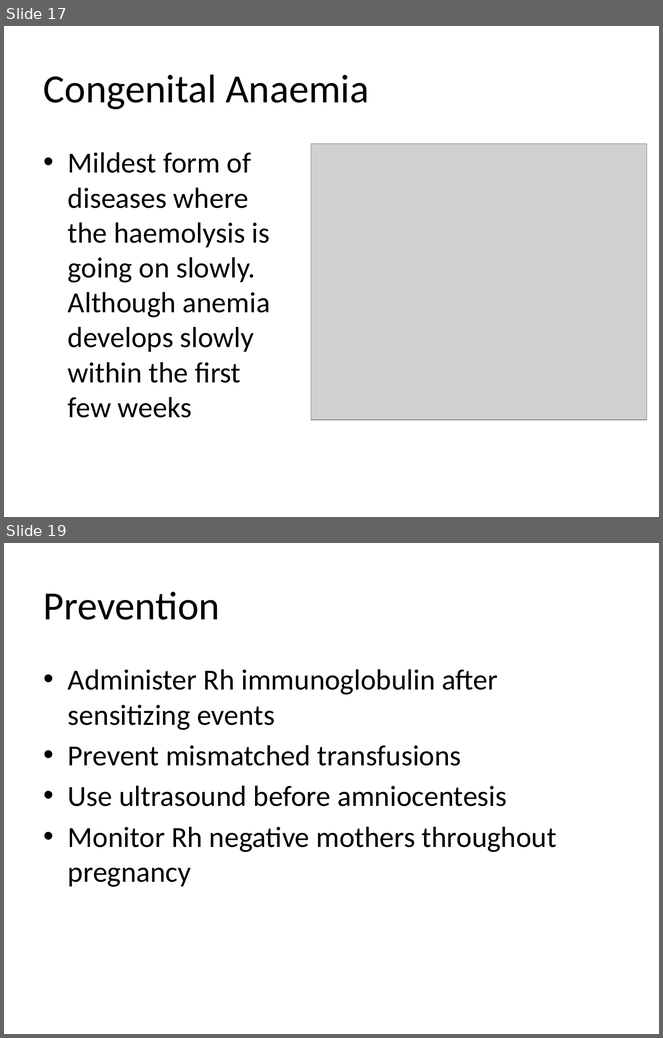
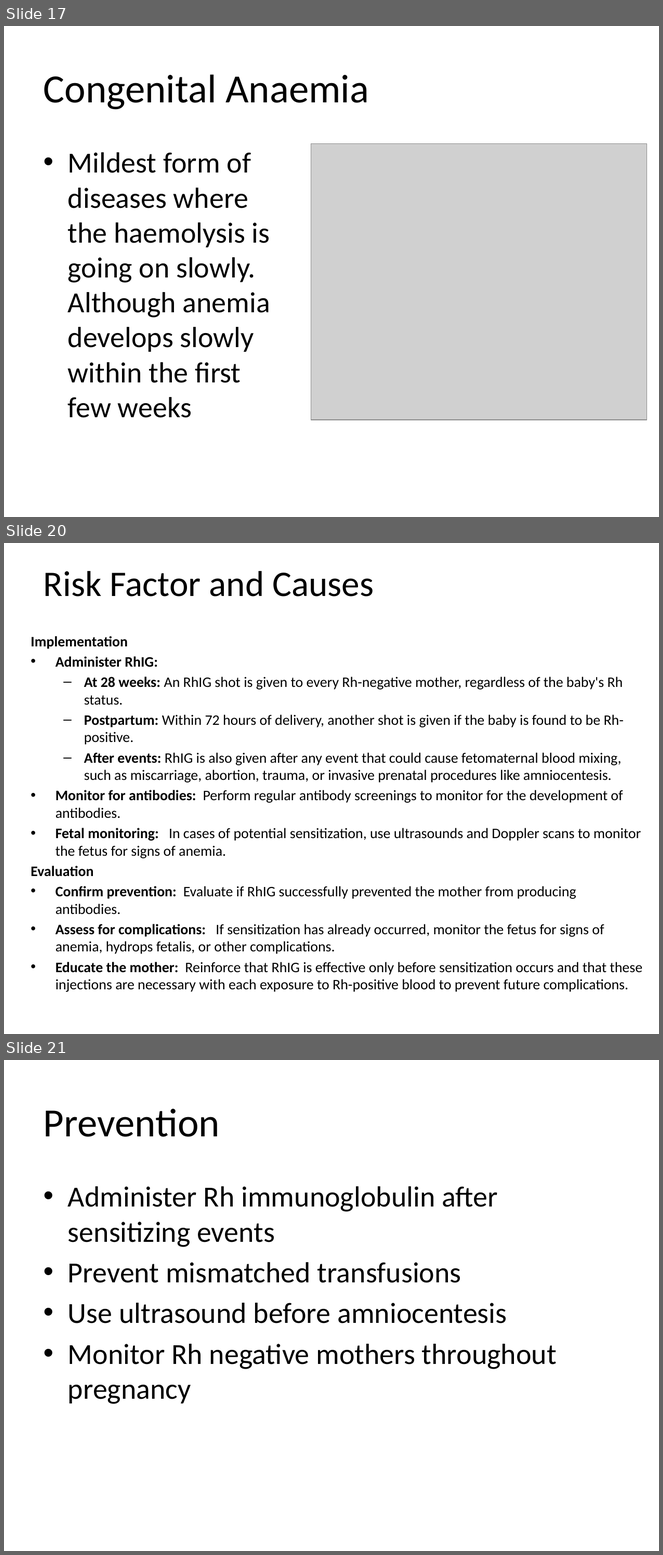
Before and after one commit to wahlanglarisa/springboot_practice, a slide deck: Rh Incompatibility.pptx. Shown one above the other, each under a label of ours: slides 17 and 19 before the commit, slides 17, 20 and 21 after it; the slides between them are not shown. The pictures are 663x1038 and 663x1555 pixels, drawn with LibreOffice and Linux fonts; fonts in the diff are those of the drawing; grey boxes stand for pictures. Boxes give left, top, right and bottom in pixels: in the first picture for what was removed or moved away, otherwise in the second. Text is boxed around its words. In the diff, an @@ line names an element or a change of style, - is before the commit and + after.

```diff
--- a/Rh Incompatibility.pptx
+++ b/Rh Incompatibility.pptx
@@ slide 20 added at box(4, 543, 659, 1034), background #FFFFFF @@
@@ title added at box(44, 571, 374, 597), 39.6 pt, text #000000 @@
+Risk Factor and Causes
@@ text added at box(31, 636, 643, 992), 16 pt, text #000000 @@
+Implementation
+• Administer RhIG:
+  – At 28 weeks: An RhIG shot is given to every Rh-negative mother, regardless of the baby's Rh status.
+  – Postpartum: Within 72 hours of delivery, another shot is given if the baby is found to be Rh-positive.
+  – After events: RhIG is also given after any event that could cause fetomaternal blood mixing, such as miscarriage, abortion, trauma, or invasive prenatal procedures like amniocentesis.
+• Monitor for antibodies: Perform regular antibody screenings to monitor for the development of antibodies.
+• Fetal monitoring: In cases of potential sensitization, use ultrasounds and Doppler scans to monitor the fetus for signs of anemia.
+Evaluation
+• Confirm prevention: Evaluate if RhIG successfully prevented the mother from producing antibodies.
+• Assess for complications: If sensitization has already occurred, monitor the fetus for signs of anemia, hydrops fetalis, or other complications.
+• Educate the mother: Reinforce that RhIG is effective only before sensitization occurs and that these injections are necessary with each exposure to Rh-positive blood to prevent future complications.
@@ what was slide 19 is now slide 21 @@
```
Also in this commit, not shown: 5 slides changed, 2 other slides added, 9 other files.
